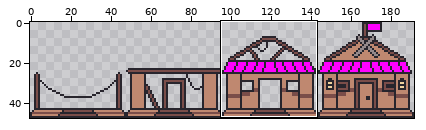
Edited in one commit: sprite sheet (res/sprite/building_barracks.png). Above: a wide view before the commit, with the close-up outlined.
Close-up. First the earlier version:
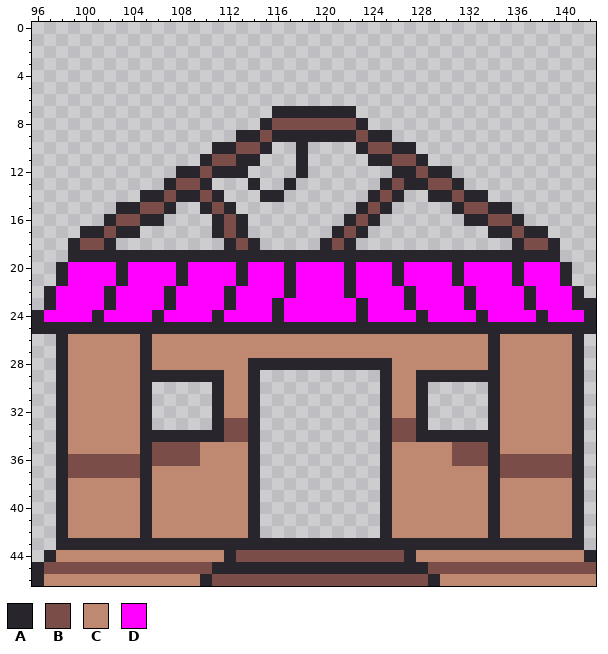
The file is 192x48 pixels. Shown: x 96..142, y 0..46. The commit also changed other parts of the picture, which this record leaves out.
Palette (. is transparent): A #28252d  B #7a4d49  C #bf8870  D #ff00ff
Pixels before, first column x 96:
 7 ....................AAAAAAA....................
 8 ...................ABBBBBBBA...................
 9 .................AABAAAAAAABAA.................
10 ...............AABBA..A....ABBAA...............
11 ..............ABBAA...A.....AABBA..............
12 ............AABAAA....A.......AABAA............
13 ...........ABBA...A..A.......ABAABBA...........
14 .........AABAABA...AA.......ABA..AABAA.........
15 .......AABBA..ABA..........ABA.....ABBAA.......
16 ......ABBAA....ABA........ABA.......AABBA......
17 ....AABAA......ABA.......ABA..........AABAA....
18 ...ABBA.........ABA.....ABA.............ABBA...
19 ...AAAAAAAAAAAAAAAAAAAAAAAAAAAAAAAAAAAAAAAAA...
20 ..ADDDDADDDDADDDDADDDADDDDADDDADDDDADDDDADDDA..
21 ..ADDDDADDDDADDDDADDDADDDDADDDADDDDADDDDADDDA..
22 .ADDDDADDDDADDDDADDDDADDDDADDDDADDDDADDDDADDDA.
23 .ADDDDADDDDADDDDADDDADDDDDDADDDADDDDADDDDADDDAA
24 ADDDDADDDDADDDDADDDDADDDDDDADDDDADDDDADDDDADDDA
25 AAAAAAAAAAAAAAAAAAAAAAAAAAAAAAAAAAAAAAAAAAAAAAA
26 ..ACCCCCCACCCCCCCCCCCCCCCCCCCCCCCCCCCCACCCCCCA.
27 ..ACCCCCCACCCCCCCCCCCCCCCCCCCCCCCCCCCCACCCCCCA.
28 ..ACCCCCCACCCCCCCCAAAAAAAAAAAACCCCCCCCACCCCCCA.
29 ..ACCCCCCAAAAAAACCA..........ACCAAAAAAACCCCCCA.
30 ..ACCCCCCA.....ACCA..........ACCA.....ACCCCCCA.
31 ..ACCCCCCA.....ACCA..........ACCA.....ACCCCCCA.
32 ..ACCCCCCA.....ACCA..........ACCA.....ACCCCCCA.
33 ..ACCCCCCA.....ABBA..........ABBA.....ACCCCCCA.
34 ..ACCCCCCAAAAAAABBA..........ABBAAAAAAACCCCCCA.
35 ..ACCCCCCABBBBCCCCA..........ACCCCCBBBACCCCCCA.
36 ..ABBBBBBABBBBCCCCA..........ACCCCCBBBABBBBBBA.
37 ..ABBBBBBACCCCCCCCA..........ACCCCCCCCABBBBBBA.
38 ..ACCCCCCACCCCCCCCA..........ACCCCCCCCACCCCCCA.
39 ..ACCCCCCACCCCCCCCA..........ACCCCCCCCACCCCCCA.
40 ..ACCCCCCACCCCCCCCA..........ACCCCCCCCACCCCCCA.
41 ..ACCCCCCACCCCCCCCA..........ACCCCCCCCACCCCCCA.
42 ..ACCCCCCACCCCCCCCA..........ACCCCCCCCACCCCCCA.
43 ..AAAAAAAAAAAAAAAAAAAAAAAAAAAAAAAAAAAAAAAAAAAA.
44 .ACCCCCCCCCCCCCCABBBBBBBBBBBBBBACCCCCCCCCCCCCCA
45 ABBBBBBBBBBBBBBAAAAAAAAAAAAAAAAAABBBBBBBBBBBBBB
46 ACCCCCCCCCCCCCABBBBBBBBBBBBBBBBBBACCCCCCCCCCCCC
The result:
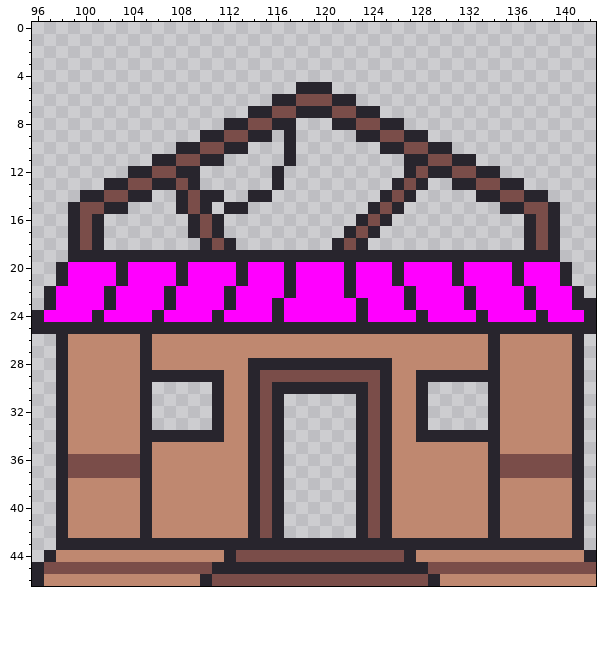
Edits made:
Colour A now appears in row 5 at x 118 to 120; in row 6 at x 116 to 117 and 121 to 122; in row 7 at x 114 to 115 and 123 to 124; in row 8 at x 112 to 113 and 125 to 126; in row 9 at x 110 to 111 and 127 to 128; in row 10 at x 108 to 109, 117 and 129 to 130.
Colour A now appears in row 11 at x 106 to 107, 117 and 131 to 132; in row 12 at x 104 to 105, 116 and 133 to 134; in row 13 at x 102 to 103, 106, 116, 132 and 135 to 136; in row 14 at x 100 to 101, 104, 114, 127, 134 and 137 to 138; in row 15 at x 99, 102, 108, 113, 126, 136 and 139; in row 16 at x 99, 101, 109, 125, 137 and 139.
Colour A now appears in row 17 at x 99, 109, 124 and 139; in row 18 at x 110 and 123; in row 30 at x 116 to 123; in rows 31 to 42 at x 116 and 123.
The author changed colour B to colour A in row 8 at x 116 to 117 and 121 to 122; in row 9 at x 115 and 123; in row 10 at x 113 and 125; in row 11 at x 111 and 127; in row 13 at x 109 and 126; in row 14 at x 110 and 125.
The author changed colour B to colour A in row 15 at x 124; in row 16 at x 123; in row 17 at x 122; in row 18 at x 101, 121 and 137.
Colour B now appears in row 6 at x 118 to 120; in row 8 at x 114 and 124; in row 9 at x 112 and 126; in row 10 at x 110 and 128; in row 11 at x 108 to 109 and 129 to 130; in row 12 at x 106 to 107 and 131 to 132.
Colour B now appears in row 13 at x 104 to 105 and 133 to 134; in row 14 at x 102 to 103 and 135 to 136; in row 15 at x 100 to 101, 109 and 137 to 138; in row 16 at x 100, 110 and 138; in row 17 at x 110; in row 18 at x 111.
Colour B now appears in row 29 at x 115 to 124; in rows 30 to 42 at x 115 and 124.
The author changed colour A to colour B in row 7 at x 116 to 117 and 121 to 122; in row 8 at x 115 and 123; in row 9 at x 113 and 125; in row 10 at x 111 and 127; in row 13 at x 127; in row 14 at x 109 and 126.
The author changed colour A to colour B in row 15 at x 125; in row 16 at x 124; in row 17 at x 100, 123 and 138; in row 18 at x 122.
The author changed colour B to colour C in rows 33 to 34 at x 112 to 113 and 126 to 127; in rows 35 to 36 at x 106 to 109 and 131 to 133.
Colour A is gone in row 9 at x 116 and 118 to 122; in row 10 at x 115, 118 and 123; in row 11 at x 113 to 114, 118 and 124 to 125; in row 12 at x 111 to 113, 118 and 126; in row 13 at x 110, 114, 117 and 125; in row 14 at x 106, 116, 124, 129 to 130 and 132.
Colour A is gone in row 15 at x 104, 107, 123, 131 and 134; in row 16 at x 102, 105 to 106, 113, 122, 132 to 133 and 136; in row 17 at x 103 to 104, 113, 121 and 134 to 135; in row 18 at x 102, 114, 120 and 136.
Colour B is gone in row 8 at x 118 to 120; in row 10 at x 114 and 124; in row 11 at x 112 and 126; in row 12 at x 110; in row 13 at x 129 to 130; in row 14 at x 107 and 131.
Colour B is gone in row 15 at x 105 to 106, 111 and 132 to 133; in row 16 at x 103 to 104, 112 and 134 to 135; in row 17 at x 102, 112 and 136; in row 18 at x 113.
Pixel boxes of the changes (left, top, right, bottom) in both close-ups:
changed: (68, 82, 560, 250)
changed: (152, 370, 488, 538)
